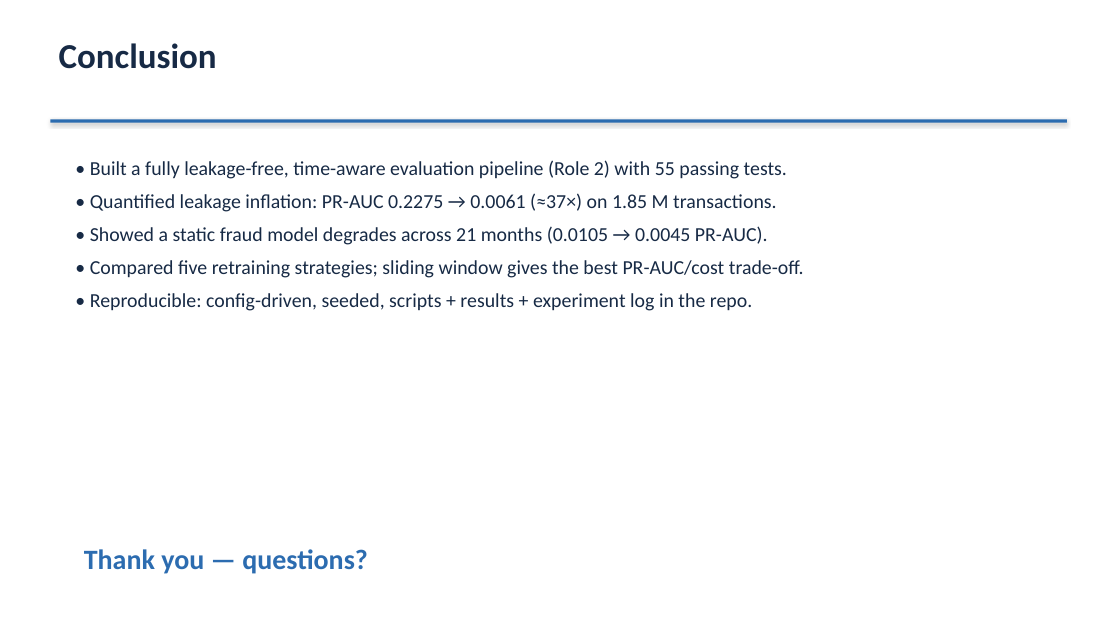
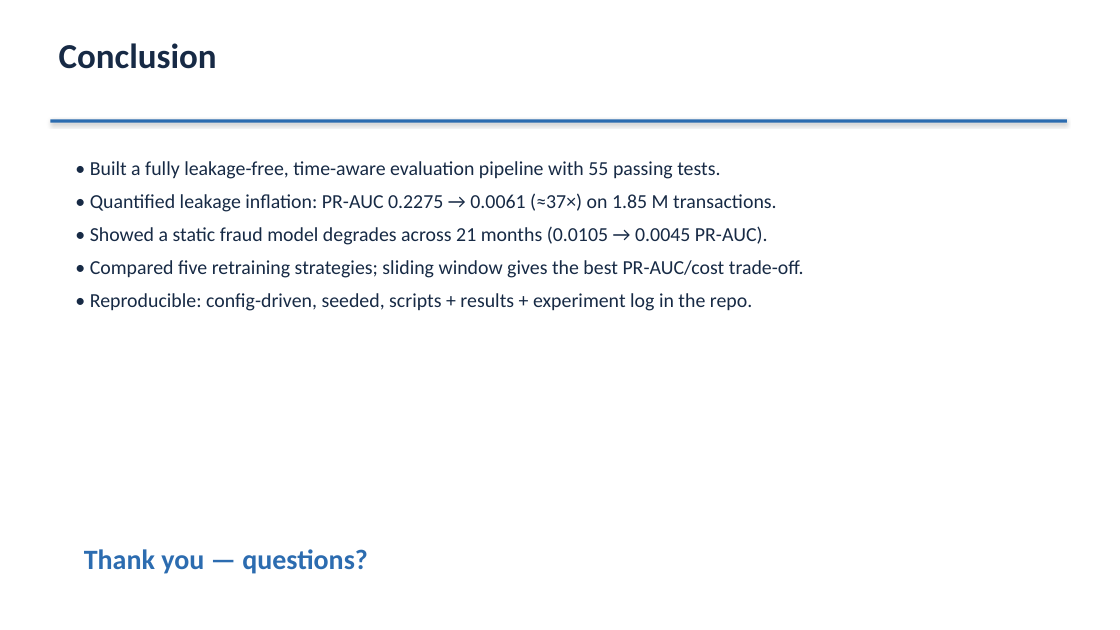
Before and after one commit to Samakshg11/fraud-drift-detection, a slide deck: slide 11 of docs/project_presentation.pptx. Drawn at 1120x630 pixels with LibreOffice and Linux fonts; fonts in the diff are those of the drawing. Boxes give left, top, right and bottom in pixels: in the first picture for what was removed or moved away, otherwise in the second. Text is boxed around its words. In the diff, an @@ line names an element or a change of style, - is before the commit and + after.

Commit message:
docs: reframe presentation as project-level, remove role-based slides

```diff
--- a/docs/project_presentation.pptx
+++ b/docs/project_presentation.pptx
@@ text at bbox=[90, 161, 720, 179]: text changed @@
-• Built a fully leakage-free, time-aware evaluation pipeline (Role 2) with 55 passing tests.
+• Built a fully leakage-free, time-aware evaluation pipeline with 55 passing tests.
```
Also in this commit, not shown: 3 other slides changed, 1 slide added, 1 slide removed, 4 other files.
